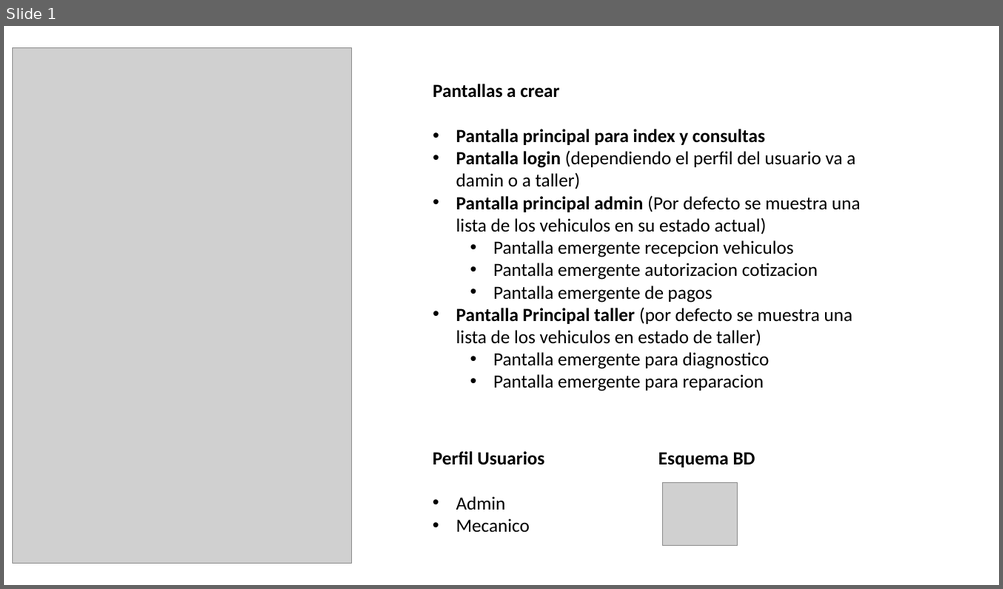
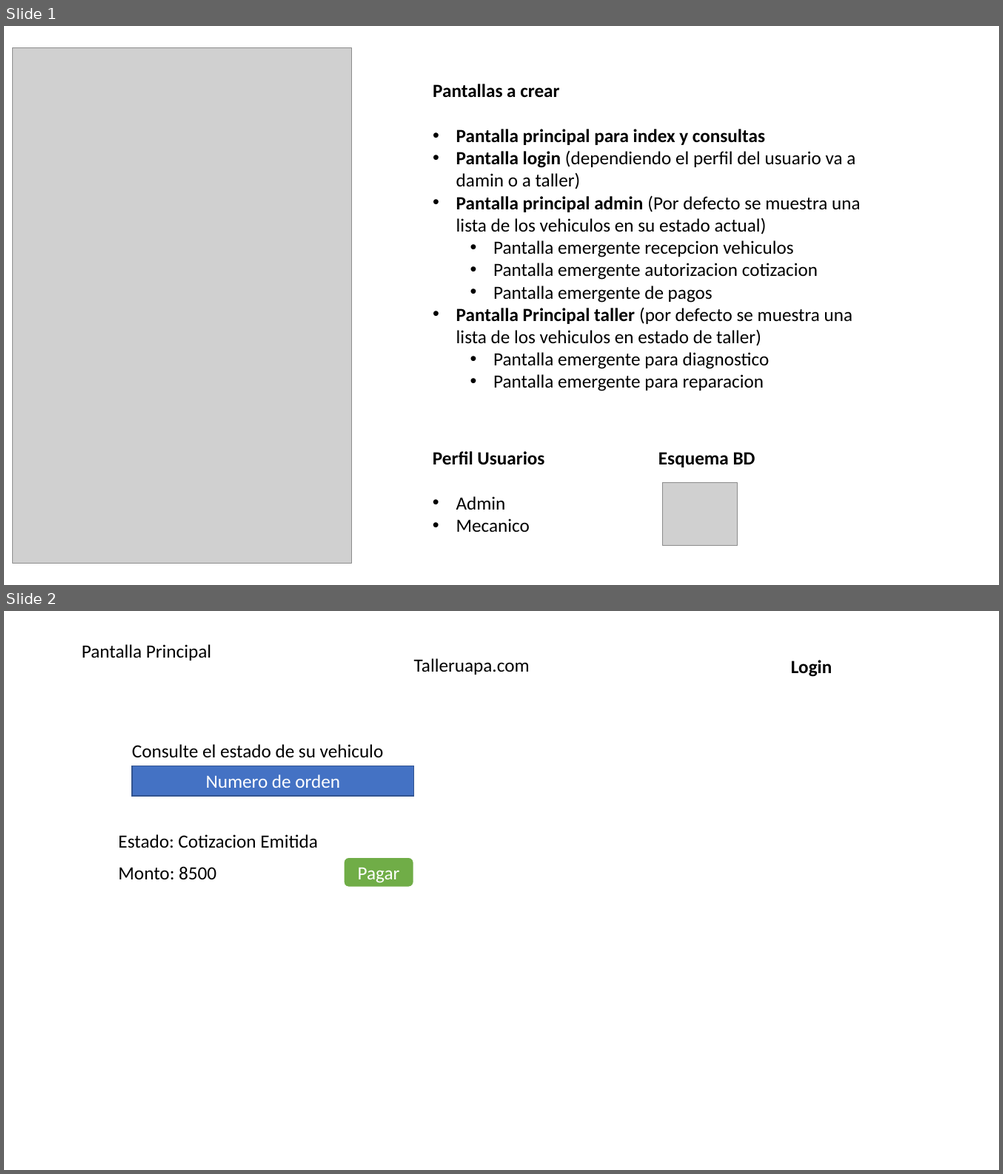
Before and after one commit to JulianSegura/TallerUAPA, a slide deck: Levantamiento Taller UAPA.pptx. Shown one above the other, each under a label of ours: slide 1 before the commit, slides 1 and 2 after it. The pictures are 1003x589 and 1003x1174 pixels, drawn with LibreOffice and Linux fonts; fonts in the diff are those of the drawing; grey boxes stand for pictures. Boxes give left, top, right and bottom in pixels: in the first picture for what was removed or moved away, otherwise in the second. Text is boxed around its words. In the diff, an @@ line names an element or a change of style, - is before the commit and + after.

```diff
--- a/Levantamiento Taller UAPA.pptx
+++ b/Levantamiento Taller UAPA.pptx
@@ slide 2 added at (x1=4, y1=611, x2=999, y2=1170), background #FFFFFF @@
@@ text added at (x1=82, y1=644, x2=211, y2=661), 18 pt, text #000000 @@
+Pantalla Principal
@@ text added at (x1=414, y1=658, x2=529, y2=675), 18 pt, text #000000 @@
+Talleruapa.com
@@ text added at (x1=791, y1=660, x2=831, y2=677), 18 pt, text #000000, bold @@
+Login
@@ text added at (x1=132, y1=744, x2=384, y2=758), 18 pt, text #000000 @@
+Consulte el estado de su vehiculo
@@ rectangle added at (x1=132, y1=766, x2=414, y2=796), fill #4472C4, outline #325491 1 pt, 18 pt, text #FFFFFF @@
+Numero de orden
@@ text added at (x1=118, y1=834, x2=317, y2=849), 18 pt, text #000000 @@
+Estado: Cotizacion Emitida
@@ text added at (x1=118, y1=866, x2=216, y2=880), 18 pt, text #000000 @@
+Monto: 8500
@@ rounded rectangle added at (x1=344, y1=857, x2=414, y2=887), fill #70AD47, outline #FFFFFF 1.5 pt, 18 pt, text #FFFFFF @@
+Pagar
```
Also in this commit, not shown: 3 other slides added, 1 slide removed, 3 other files.
